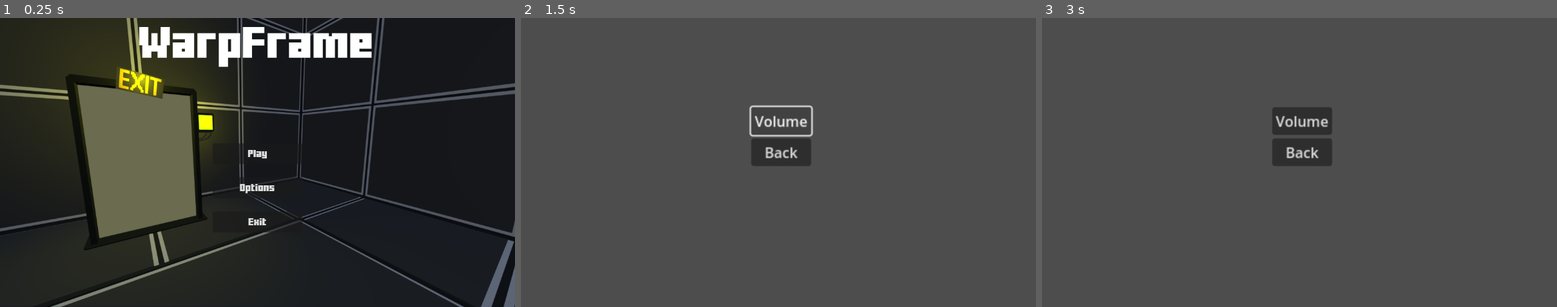
Above: before the commit, frames 1-3 (left to right).
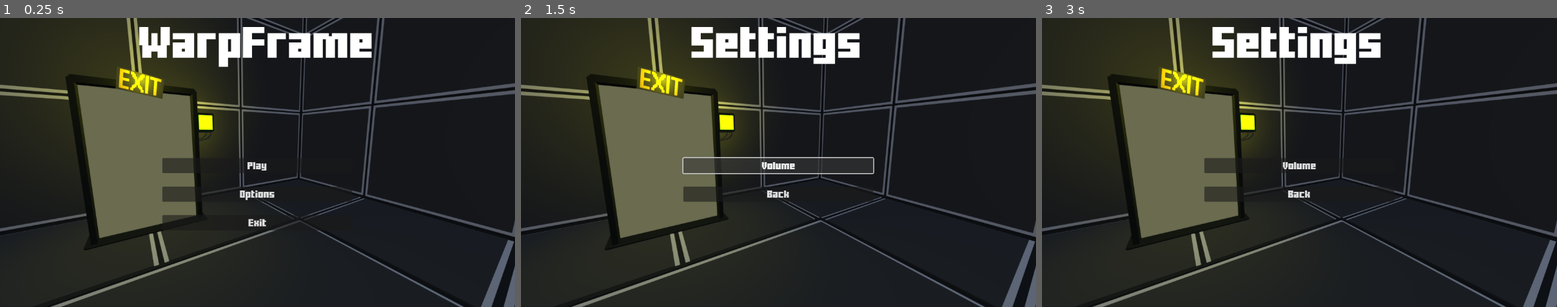
Above: after the commit, the same moments.

Repository: SaschaKreyling/Godot_Portal_Game
Game: Godot game, scene res://Menus/main_menu.tscn
The game is run twice, just before and just after one commit, with the same random seed, the same clock (stepped at 60 frames per second) and the same inputs.
Inputs:
- Up to frame 1 (0.25 s): no input
- Up to frame 2 (1.5 s): click "Options" at 0.5 s; click "Volume" at 1.25 s
- Up to frame 3 (3 s): click "Back" at 2 s; click "Options" at 2.75 s

The runs differ from the first frame. In frame 1, 1.4% of the frame differs, in the area x 31-69%, y 43-75%; in frame 2, 96%; in frame 3, 96%, in the area x 0-100%, y 0-100%.

Commit message:
menu restyling

Diff:
--- a/Menus/level_select_menu.tscn
+++ b/Menus/level_select_menu.tscn
@@ -6,6 +6,12 @@
 
 [sub_resource type="Theme" id="Theme_3at6r"]
 default_font = ExtResource("2_wptmp")
+
+[sub_resource type="Theme" id="Theme_6kwad"]
+default_font_size = 70
+
+[sub_resource type="StyleBoxFlat" id="StyleBoxFlat_r8u5g"]
+bg_color = Color(0.6, 0.6, 0.6, 0.498039)
 
 [sub_resource type="Theme" id="Theme_1s8lj"]
 
@@ -43,23 +49,49 @@
 grow_horizontal = 2
 grow_vertical = 2
 theme_override_constants/margin_left = 20
-theme_override_constants/margin_top = 20
 theme_override_constants/margin_right = 20
 theme_override_constants/margin_bottom = 20
 
-[node name="TabContainer" type="TabContainer" parent="MarginContainer"]
+[node name="BoxContainer" type="VBoxContainer" parent="MarginContainer"]
 layout_mode = 2
+
+[node name="Container" type="BoxContainer" parent="MarginContainer/BoxContainer"]
+custom_minimum_size = Vector2(0, 100)
+layout_mode = 2
+size_flags_vertical = 0
+
+[node name="RichTextLabel" type="RichTextLabel" parent="MarginContainer/BoxContainer/Container"]
+custom_minimum_size = Vector2(554.985, 110)
+layout_mode = 2
+size_flags_horizontal = 6
+theme = SubResource("Theme_6kwad")
+text = "Level Select
+"
+
+[node name="TabContainer" type="TabContainer" parent="MarginContainer/BoxContainer"]
+layout_mode = 2
+size_flags_horizontal = 3
+size_flags_vertical = 3
+theme_override_styles/panel = SubResource("StyleBoxFlat_r8u5g")
 current_tab = 0
 
-[node name="Introduction" type="GridContainer" parent="MarginContainer/TabContainer"]
+[node name="Introduction" type="GridContainer" parent="MarginContainer/BoxContainer/TabContainer"]
 layout_mode = 2
 size_flags_vertical = 3
 theme = SubResource("Theme_1s8lj")
 columns = 4
 metadata/_tab_index = 0
 
-[node name="Testing" type="GridContainer" parent="MarginContainer/TabContainer"]
+[node name="Testing" type="GridContainer" parent="MarginContainer/BoxContainer/TabContainer"]
 visible = false
 layout_mode = 2
 columns = 4
 metadata/_tab_index = 1
+
+[node name="Button" type="Button" parent="MarginContainer/BoxContainer"]
+custom_minimum_size = Vector2(200, 40)
+layout_mode = 2
+size_flags_horizontal = 0
+text = "Main Menu"
+
+[connection signal="pressed" from="MarginContainer/BoxContainer/Button" to="." method="_on_button_pressed"]
--- a/Menus/main_menu.tscn
+++ b/Menus/main_menu.tscn
@@ -57,31 +57,28 @@
 [node name="MarginContainer" type="MarginContainer" parent="VBoxContainer"]
 custom_minimum_size = Vector2(400, 100)
 layout_mode = 2
-size_flags_vertical = 6
+size_flags_vertical = 3
 theme_override_constants/margin_left = 20
-theme_override_constants/margin_top = 20
+theme_override_constants/margin_top = 200
 theme_override_constants/margin_right = 20
-theme_override_constants/margin_bottom = 20
+theme_override_constants/margin_bottom = 50
 
 [node name="VBoxContainer" type="VBoxContainer" parent="VBoxContainer/MarginContainer"]
-custom_minimum_size = Vector2(200, 200)
+custom_minimum_size = Vector2(425, 200)
 layout_mode = 2
 size_flags_horizontal = 4
 theme_override_constants/separation = 30
 
 [node name="play" type="Button" parent="VBoxContainer/MarginContainer/VBoxContainer"]
 layout_mode = 2
-size_flags_vertical = 3
 text = "Play"
 
 [node name="options" type="Button" parent="VBoxContainer/MarginContainer/VBoxContainer"]
 layout_mode = 2
-size_flags_vertical = 3
 text = "Options"
 
 [node name="exit" type="Button" parent="VBoxContainer/MarginContainer/VBoxContainer"]
 layout_mode = 2
-size_flags_vertical = 3
 text = "Exit"
 
 [connection signal="pressed" from="VBoxContainer/MarginContainer/VBoxContainer/play" to="." method="_on_play_pressed"]
--- a/Menus/options_menu.tscn
+++ b/Menus/options_menu.tscn
@@ -1,35 +1,94 @@
-[gd_scene load_steps=2 format=3 uid="uid://cdks8j1gl68ry"]
+[gd_scene load_steps=6 format=3 uid="uid://cdks8j1gl68ry"]
 
+[ext_resource type="FontFile" uid="uid://bg5hh6emi7q6" path="res://assets/Minercraftory.ttf" id="1_castn"]
 [ext_resource type="Script" path="res://scripts/options_menu.gd" id="1_s44ue"]
+[ext_resource type="Texture2D" uid="uid://cxe30hlfin1l5" path="res://MenuBackground.PNG" id="3_ab00y"]
+
+[sub_resource type="Theme" id="Theme_m0jo7"]
+default_font = ExtResource("1_castn")
+
+[sub_resource type="Theme" id="Theme_6x7n6"]
+default_font_size = 70
 
 [node name="options_menu" type="Control"]
 layout_mode = 3
-anchors_preset = 5
-anchor_left = 0.5
-anchor_right = 0.5
-offset_left = -61.0
-offset_top = 200.0
-offset_right = -61.0
-offset_bottom = 200.0
+anchors_preset = 15
+anchor_right = 1.0
+anchor_bottom = 1.0
 grow_horizontal = 2
-scale = Vector2(2, 2)
+grow_vertical = 2
+size_flags_horizontal = 3
+size_flags_vertical = 3
+theme = SubResource("Theme_m0jo7")
 script = ExtResource("1_s44ue")
-metadata/_edit_use_anchors_ = true
 
-[node name="MarginContainer" type="MarginContainer" parent="."]
-layout_mode = 0
-offset_right = 40.0
-offset_bottom = 40.0
+[node name="TextureRect" type="TextureRect" parent="."]
+layout_mode = 1
+anchors_preset = 15
+anchor_right = 1.0
+anchor_bottom = 1.0
+grow_horizontal = 2
+grow_vertical = 2
+texture = ExtResource("3_ab00y")
+expand_mode = 2
+stretch_mode = 6
 
-[node name="VBoxContainer" type="VBoxContainer" parent="MarginContainer"]
+[node name="MarginContainer2" type="MarginContainer" parent="."]
+custom_minimum_size = Vector2(400, 100)
+layout_mode = 1
+anchors_preset = 15
+anchor_right = 1.0
+anchor_bottom = 1.0
+grow_horizontal = 2
+grow_vertical = 2
+size_flags_vertical = 3
+theme_override_constants/margin_left = 20
+theme_override_constants/margin_top = 300
+theme_override_constants/margin_right = 20
+theme_override_constants/margin_bottom = 50
+
+[node name="VBoxContainer" type="VBoxContainer" parent="."]
+layout_mode = 1
+anchors_preset = 15
+anchor_right = 1.0
+anchor_bottom = 1.0
+grow_horizontal = 2
+grow_vertical = 2
+
+[node name="Container" type="BoxContainer" parent="VBoxContainer"]
+custom_minimum_size = Vector2(0, 100)
 layout_mode = 2
+size_flags_vertical = 0
 
-[node name="Volume" type="Button" parent="MarginContainer/VBoxContainer"]
+[node name="RichTextLabel" type="RichTextLabel" parent="VBoxContainer/Container"]
+custom_minimum_size = Vector2(395, 110)
+layout_mode = 2
+size_flags_horizontal = 6
+theme = SubResource("Theme_6x7n6")
+text = "Settings
+"
+
+[node name="MarginContainer" type="MarginContainer" parent="VBoxContainer"]
+custom_minimum_size = Vector2(400, 100)
+layout_mode = 2
+size_flags_vertical = 3
+theme_override_constants/margin_left = 20
+theme_override_constants/margin_top = 200
+theme_override_constants/margin_right = 20
+theme_override_constants/margin_bottom = 50
+
+[node name="VBoxContainer2" type="VBoxContainer" parent="VBoxContainer/MarginContainer"]
+custom_minimum_size = Vector2(425, 200)
+layout_mode = 2
+size_flags_horizontal = 4
+theme_override_constants/separation = 30
+
+[node name="Volume" type="Button" parent="VBoxContainer/MarginContainer/VBoxContainer2"]
 layout_mode = 2
 text = "Volume"
 
-[node name="Back" type="Button" parent="MarginContainer/VBoxContainer"]
+[node name="Back" type="Button" parent="VBoxContainer/MarginContainer/VBoxContainer2"]
 layout_mode = 2
 text = "Back"
 
-[connection signal="pressed" from="MarginContainer/VBoxContainer/Back" to="." method="_on_back_pressed"]
+[connection signal="pressed" from="VBoxContainer/MarginContainer/VBoxContainer2/Back" to="." method="_on_back_pressed"]
--- a/Menus/pause_menu.tscn
+++ b/Menus/pause_menu.tscn
@@ -1,41 +1,90 @@
-[gd_scene load_steps=2 format=3 uid="uid://dhit0w3r7capu"]
+[gd_scene load_steps=6 format=3 uid="uid://dhit0w3r7capu"]
 
 [ext_resource type="Script" path="res://scripts/pause_menu.gd" id="1_obsqm"]
+[ext_resource type="FontFile" uid="uid://bg5hh6emi7q6" path="res://assets/Minercraftory.ttf" id="1_vmolr"]
+
+[sub_resource type="Theme" id="Theme_y25fd"]
+default_font = ExtResource("1_vmolr")
+
+[sub_resource type="Theme" id="Theme_h8j65"]
+default_font_size = 70
+
+[sub_resource type="StyleBoxFlat" id="StyleBoxFlat_6bhr1"]
+bg_color = Color(0.6, 0.6, 0.6, 0.498039)
 
 [node name="pause_menu" type="Control"]
 layout_mode = 3
-anchors_preset = 5
-anchor_left = 0.5
-anchor_right = 0.5
-offset_left = -61.0
-offset_top = 200.0
-offset_right = -61.0
-offset_bottom = 200.0
+anchors_preset = 15
+anchor_right = 1.0
+anchor_bottom = 1.0
 grow_horizontal = 2
-scale = Vector2(2, 2)
+grow_vertical = 2
+size_flags_horizontal = 4
+size_flags_vertical = 4
+theme = SubResource("Theme_y25fd")
 script = ExtResource("1_obsqm")
 
-[node name="MarginContainer" type="MarginContainer" parent="."]
-layout_mode = 0
-offset_right = 40.0
-offset_bottom = 40.0
+[node name="VBoxContainer2" type="VBoxContainer" parent="."]
+layout_mode = 1
+anchors_preset = 15
+anchor_right = 1.0
+anchor_bottom = 1.0
+grow_horizontal = 2
+grow_vertical = 2
 
-[node name="VBoxContainer" type="VBoxContainer" parent="MarginContainer"]
+[node name="Container" type="BoxContainer" parent="VBoxContainer2"]
+custom_minimum_size = Vector2(0, 100)
 layout_mode = 2
+size_flags_vertical = 0
 
-[node name="resume" type="Button" parent="MarginContainer/VBoxContainer"]
+[node name="RichTextLabel" type="RichTextLabel" parent="VBoxContainer2/Container"]
+custom_minimum_size = Vector2(350, 110)
+layout_mode = 2
+size_flags_horizontal = 6
+theme = SubResource("Theme_h8j65")
+text = "Options
+"
+
+[node name="MarginContainer2" type="MarginContainer" parent="VBoxContainer2"]
+custom_minimum_size = Vector2(400, 100)
+layout_mode = 2
+size_flags_vertical = 3
+theme_override_constants/margin_left = 20
+theme_override_constants/margin_top = 200
+theme_override_constants/margin_right = 20
+theme_override_constants/margin_bottom = 50
+
+[node name="Panel" type="Panel" parent="VBoxContainer2/MarginContainer2"]
+custom_minimum_size = Vector2(450, 200)
+layout_mode = 2
+size_flags_horizontal = 4
+size_flags_vertical = 0
+theme_override_styles/panel = SubResource("StyleBoxFlat_6bhr1")
+
+[node name="MarginContainer" type="MarginContainer" parent="VBoxContainer2/MarginContainer2"]
+layout_mode = 2
+size_flags_horizontal = 4
+theme_override_constants/margin_top = 25
+
+[node name="VBoxContainer" type="VBoxContainer" parent="VBoxContainer2/MarginContainer2/MarginContainer"]
+custom_minimum_size = Vector2(425, 200)
+layout_mode = 2
+size_flags_horizontal = 4
+theme_override_constants/separation = 30
+
+[node name="resume" type="Button" parent="VBoxContainer2/MarginContainer2/MarginContainer/VBoxContainer"]
 layout_mode = 2
 text = "Resume
 "
 
-[node name="exit_to_main" type="Button" parent="MarginContainer/VBoxContainer"]
+[node name="exit_to_main" type="Button" parent="VBoxContainer2/MarginContainer2/MarginContainer/VBoxContainer"]
 layout_mode = 2
 text = "Main Menu"
 
-[node name="quit" type="Button" parent="MarginContainer/VBoxContainer"]
+[node name="quit" type="Button" parent="VBoxContainer2/MarginContainer2/MarginContainer/VBoxContainer"]
 layout_mode = 2
 text = "Quit"
 
-[connection signal="pressed" from="MarginContainer/VBoxContainer/resume" to="." method="_on_resume_pressed"]
-[connection signal="pressed" from="MarginContainer/VBoxContainer/exit_to_main" to="." method="_on_exit_to_main_pressed"]
-[connection signal="pressed" from="MarginContainer/VBoxContainer/quit" to="." method="_on_quit_pressed"]
+[connection signal="pressed" from="VBoxContainer2/MarginContainer2/MarginContainer/VBoxContainer/resume" to="." method="_on_resume_pressed"]
+[connection signal="pressed" from="VBoxContainer2/MarginContainer2/MarginContainer/VBoxContainer/exit_to_main" to="." method="_on_exit_to_main_pressed"]
+[connection signal="pressed" from="VBoxContainer2/MarginContainer2/MarginContainer/VBoxContainer/quit" to="." method="_on_quit_pressed"]
--- a/scripts/level_select_menu.gd
+++ b/scripts/level_select_menu.gd
@@ -3,8 +3,8 @@
 @export var indtroductionLevelPath : String
 @export var testingLevelPath : String
 
-@onready var introductionContainer: GridContainer = $MarginContainer/TabContainer/Introduction
-@onready var testingContainer: GridContainer = $MarginContainer/TabContainer/Testing
+@onready var introductionContainer: GridContainer = $MarginContainer/BoxContainer/TabContainer/Introduction
+@onready var testingContainer: GridContainer = $MarginContainer/BoxContainer/TabContainer/Testing
 
 # Called when the node enters the scene tree for the first time.
 func _ready() -> void:
@@ -23,3 +23,7 @@
 	var button = Button.new()
 	button.custom_minimum_size = Vector2(200,100)
 	return button
+
+
+func _on_button_pressed() -> void:
+	SceneController.goto_scene_no_loading("res://menus/main_menu.tscn")
--- a/scripts/main_menu.gd
+++ b/scripts/main_menu.gd
@@ -1,11 +1,11 @@
 extends Control
 
 func _on_play_pressed() -> void:
-	SceneController.goto_scene("res://menus/level_select_menu.tscn")
+	SceneController.goto_scene_no_loading("res://menus/level_select_menu.tscn")
 
 
 func _on_options_pressed() -> void:
-	SceneController.goto_scene("res://Menus/options_menu.tscn")
+	SceneController.goto_scene_no_loading("res://Menus/options_menu.tscn")
 
 
 func _on_exit_pressed() -> void:
--- a/scripts/options_menu.gd
+++ b/scripts/options_menu.gd
@@ -2,4 +2,4 @@
 
 
 func _on_back_pressed() -> void:
-	SceneController.goto_scene("res://Menus/main_menu.tscn")
+	SceneController.goto_scene_no_loading("res://Menus/main_menu.tscn")
--- a/scripts/scene_controller.gd
+++ b/scripts/scene_controller.gd
@@ -29,9 +29,17 @@
 	setScene(loading_screen_scene)
 	loading = true
 
+func goto_scene_no_loading_deffered():
+	ResourceLoader.load_threaded_request(loading_path)
+	loading = true
+
 func goto_scene(path : String):
 	loading_path = path
 	call_deferred("goto_scene_deferred")
+
+func goto_scene_no_loading(path : String):
+	loading_path = path
+	call_deferred("goto_scene_no_loading_deffered")
 
 func setScene(scene : PackedScene):
 	current_scene.free()
Not shown: 1 places in Menus/level_select_menu.tscn that only renumber resources
Not shown: 14 places in assets/MeshLibrarySurroundings.tres that only renumber resources
